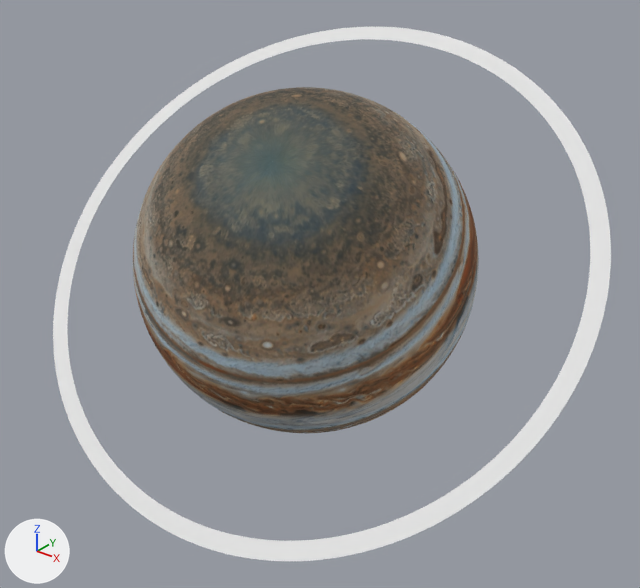
An edit to the glTF model src/main/resources/models/planets/uranus/uranus.gltf, drawn before and after from the same camera.
The view is the same before and after, from a 50 mm camera at (1.529, -1.847, 1.054) aimed at (0.058, -0.007, -0.086). Arrows for +X, +Y and +Z are at lower left; the lights stay in place. The picture after the commit comes second. Where no turn or scale is listed for an object, it has been applied to the vertices.

The older version as bpy lines, for what is in view:
```python
me_circle_material_003_0 = bpy.data.meshes.new('Circle_Material.003_0')
me_circle_material_003_0.from_pydata(...)  # 512 vertices, 512 faces; spans x -106.0..106.0, y 0.0, z -106.0..106.0
me_circle_material_003_0.materials.append(mat_material_001)  # its picture is missing
me_sphere_material_0 = bpy.data.meshes.new('Sphere_Material_0')
me_sphere_material_0.from_pydata(...)  # 8002 vertices, 15991 faces; spans x -0.5..0.5, y -0.5..0.5, z -0.5..0.5
me_sphere_material_0.materials.append(mat_material_006)  # picture img_material_basecolor_002
ob_circle_material_003_0 = bpy.data.objects.new('Circle_Material.003_0', me_circle_material_003_0)
ob_circle_material_003_0.location = (0.0, 0.0, 0.0)
ob_circle_material_003_0.rotation_euler = (-0.921, 0.397, -0.277)  # degrees (-53, 23, -16)
ob_circle_material_003_0.scale = (0.00802, 0.0, 0.00802)
ob_sphere_material_0 = bpy.data.objects.new('Sphere_Material_0', me_sphere_material_0)
ob_sphere_material_0.location = (0.0, 0.0, 0.0)
```
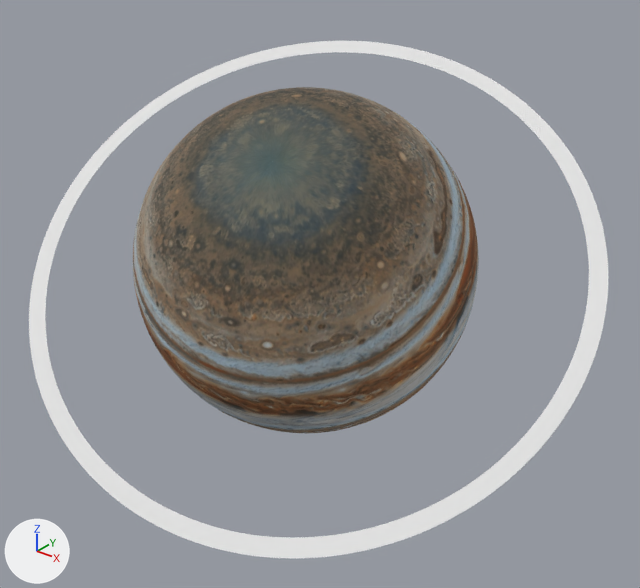
What differs and where, as boxes [x1, y1, x2, y2] in the pictures (640 x 588 px):
'Circle_Material.003_0', turned, rescaled: before [53, 27, 611, 561]; after [29, 41, 608, 558]

The change, as a list of edits to the scene's bpy script:
```text
Change ob_circle_material_003_0:
    ob_circle_material_003_0.rotation_euler: (-0.921, 0.397, -0.277) -> (-0.919, 0.0669, 0.336)  # degrees (-53, 23, -16) -> degrees (-53, 3.8, 19)
    ob_circle_material_003_0.scale: (0.00802, 0.0, 0.00802) -> (0.00802, 0.00802, 0.00802)
```
